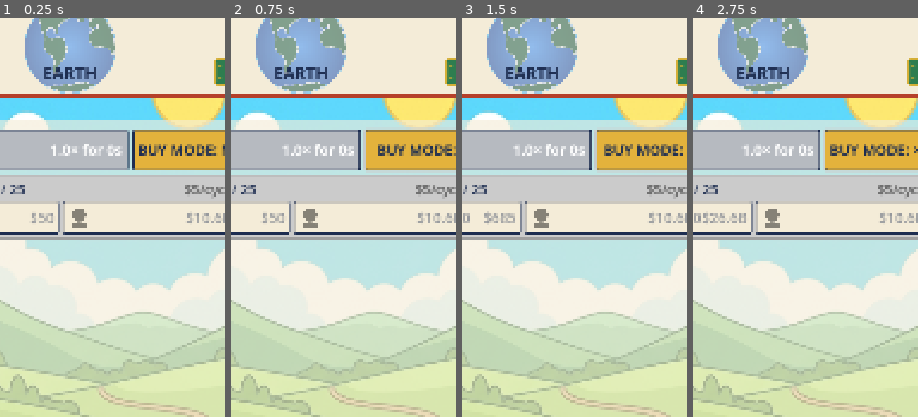
Above: before the commit, frames 1-4 (left to right).
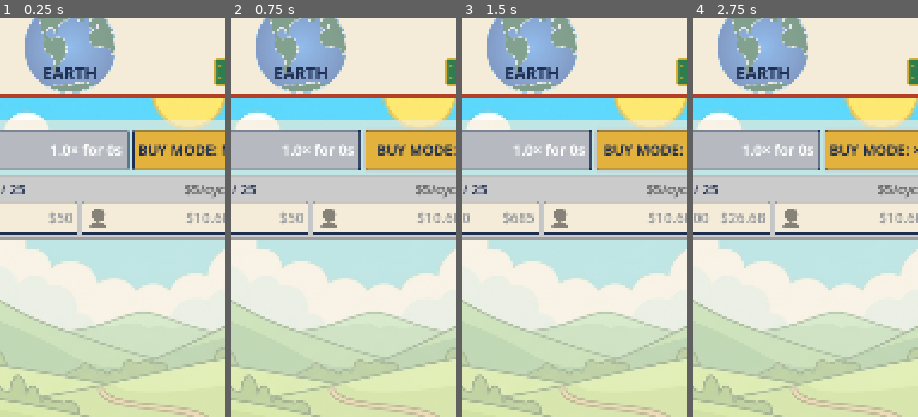
Above: after the commit, the same moments.

Repository: TimGoergen/american-tycoon
Game: Godot game, scene res://Main.tscn
The game is run twice, just before and just after one commit, with the same random seed, the same clock (stepped at 60 frames per second) and the same inputs.
Inputs:
- Up to frame 1 (0.25 s): no input
- Up to frame 2 (0.75 s): click "BUY MODE: MAX" at 0.5 s
- Up to frame 3 (1.5 s): click "BUY MODE: ×1" at 1.25 s
- Up to frame 4 (2.75 s): click "BUY MODE: ×10" at 2 s
The pictures show only the part of the screen within x 34-84%, y 5-55%; the shares and areas given below are measured in that part.

The runs differ from the first frame. In frame 1, 1.0% of the frame differs, in the area x 14-48%, y 45-55%; in frame 2, 1.0%; in frame 3, 1.1%; in frame 4, 1.2%, in the area x 3-48%, y 45-55%.

Commit message:
Widen property buy button so its labels stop colliding (0.65 -> 0.85 ratio)
Co-Authored-By: Claude Opus 4.8 <noreply@anthropic.com>

Claude-Session: https://claude.ai/code/session_01WxVCyzQ6nqDT1WeDAswgPb

Diff:
--- a/game/scripts/ui/PropertyRow.gd
+++ b/game/scripts/ui/PropertyRow.gd
@@ -197,10 +197,11 @@
 
 	_buy_button = Button.new()
 	_buy_button.size_flags_horizontal = Control.SIZE_EXPAND_FILL
-	# The hire button gets the larger share of the row (Tim, 2026-07-01): both stretch to
-	# fill, but the buy button's stretch ratio is pulled below the hire button's default 1.0,
-	# so the split lands around 40% buy / 60% hire instead of an even half-and-half.
-	_buy_button.size_flags_stretch_ratio = 0.65
+	# The hire button gets a slightly larger share of the row (Tim, 2026-07-01): both stretch
+	# to fill, but the buy button's stretch ratio is pulled a little below the hire button's
+	# default 1.0, so the split lands around 46% buy / 54% hire. (An earlier 0.65 ratio made
+	# the buy button too narrow — its "BUY ×N" and cost labels ran together.)
+	_buy_button.size_flags_stretch_ratio = 0.85
 	_buy_button.custom_minimum_size = Vector2(0, BUTTON_ROW_HEIGHT)
 	UiPalette.style_button(_buy_button, true)  # red: buying is a spend action (§8)
 	_buy_button.pressed.connect(func() -> void: buy_requested.emit(prop_index, _buy_mode))
